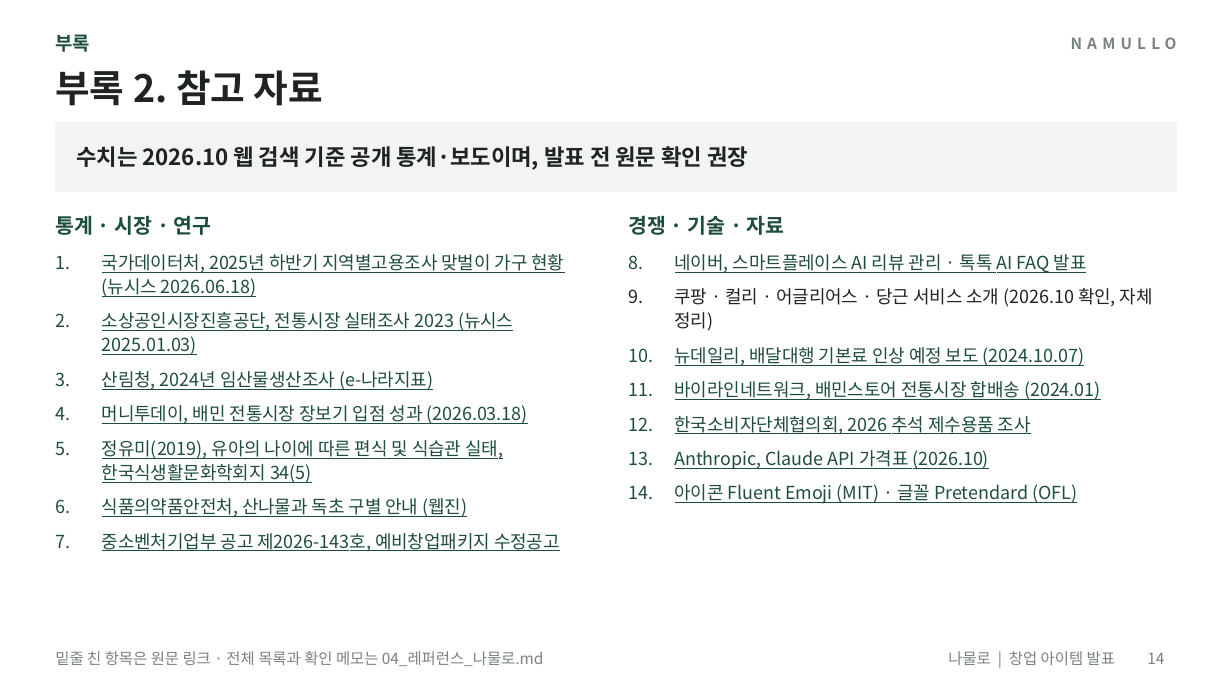
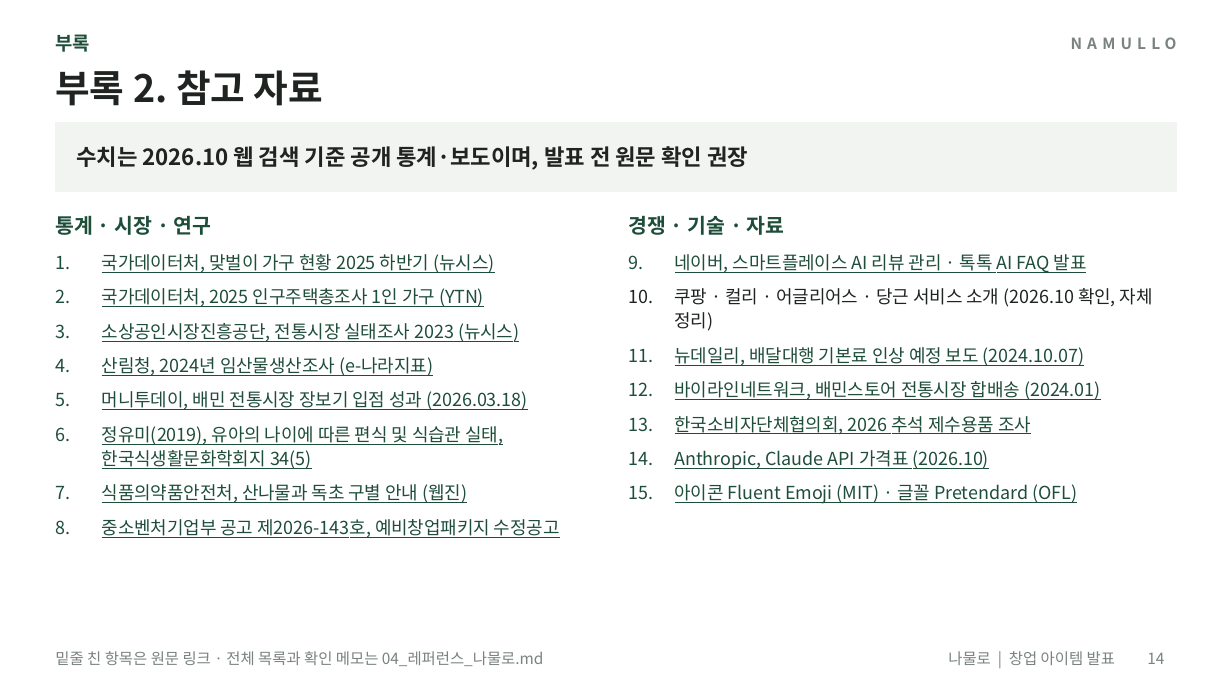
Before and after one commit to yonghoon7153-source/Yonghoon-DEM-DFT, a slide deck: slide 14 of namul-platform/02_발표자료_나물로.pptx. Drawn at 1232x693 pixels with LibreOffice and Linux fonts; fonts in the diff are those of the drawing. Boxes give left, top, right and bottom in pixels: in the first picture for what was removed or moved away, otherwise in the second. Text is boxed around its words. In the diff, an @@ line names an element or a change of style, - is before the commit and + after.

```diff
--- a/namul-platform/02_발표자료_나물로.pptx
+++ b/namul-platform/02_발표자료_나물로.pptx
@@ text at bbox=[102, 254, 520, 342]: text changed @@
-1. 국가데이터처, 2025년 하반기 지역별고용조사 맞벌이 가구 현황 (뉴시스 2026.06.18)
-2. 소상공인시장진흥공단, 전통시장 실태조사 2023 (뉴시스 2025.01.03)
+1. 국가데이터처, 맞벌이 가구 현황 2025 하반기 (뉴시스)
+2. 국가데이터처, 2025 인구주택총조사 1인 가구 (YTN)
+3. 소상공인시장진흥공단, 전통시장 실태조사 2023 (뉴시스)
```
Also in this commit, not shown: 3 other slides changed, 12 other files.
